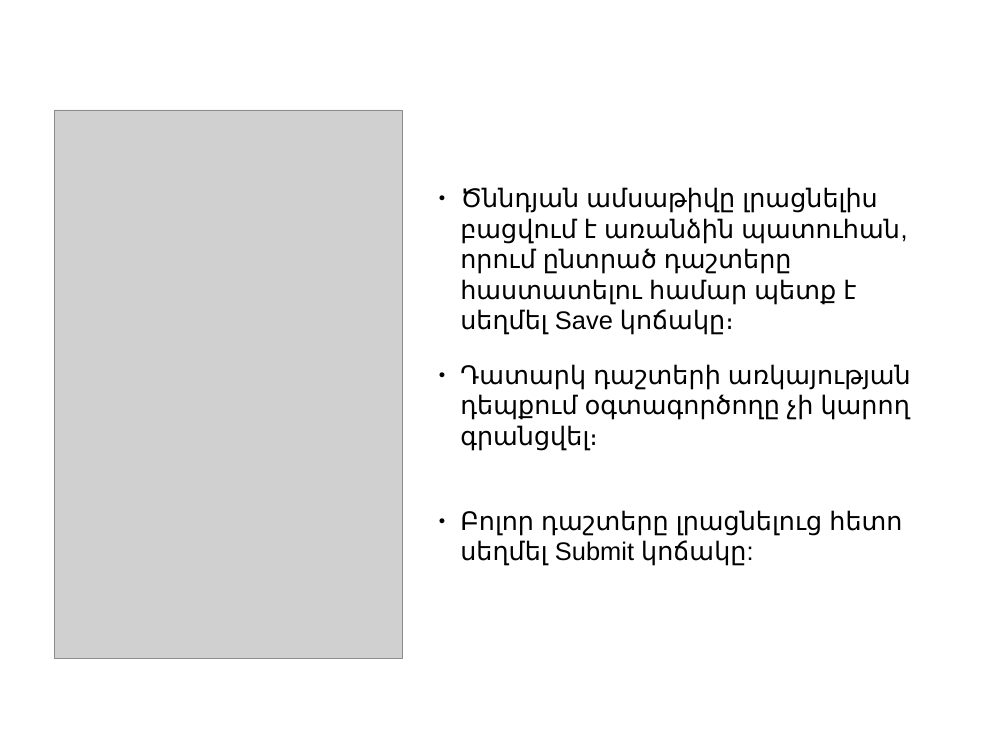
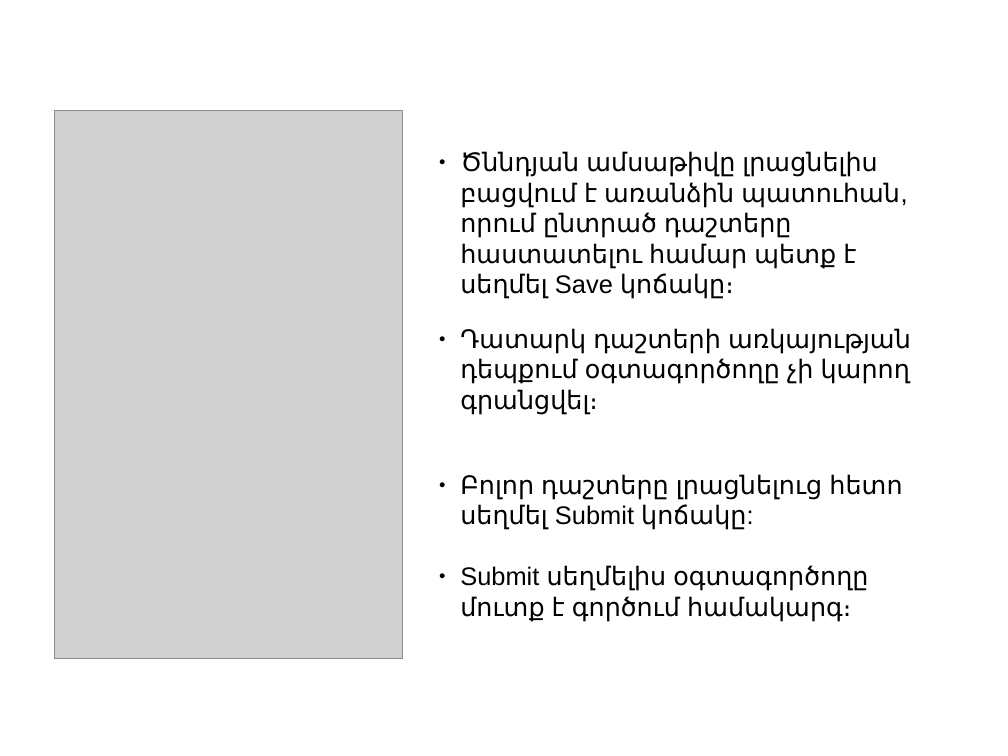
Before and after one commit to vanit-basic/instant_messenger, a slide deck: slide 12 of Documentation/Documentation.pptx. Drawn at 1008x756 pixels with LibreOffice and Linux fonts; fonts in the diff are those of the drawing; grey boxes stand for pictures; background and template pictures are left out. Boxes give left, top, right and bottom in pixels: in the first picture for what was removed or moved away, otherwise in the second. Text is boxed around its words. In the diff, an @@ line names an element or a change of style, - is before the commit and + after.

```diff
--- a/Documentation/Documentation.pptx
+++ b/Documentation/Documentation.pptx
@@ text "Ծննդյան ամսաթիվը լրացնելիս բացվում է ...": place and size @@
-text "Ծննդյան ամսաթիվը լրացնելիս բացվում է ..." at [460, 187, 911, 566]
+text "Ծննդյան ամսաթիվը լրացնելիս բացվում է ..." at [460, 151, 911, 622]
@@ text at [460, 565, 868, 622]: paragraph added @@
+● Submit սեղմելիս օգտագործողը մուտք է գործում համակարգ։
```
Also in this commit, not shown: 2 other slides changed, 1 other file.
